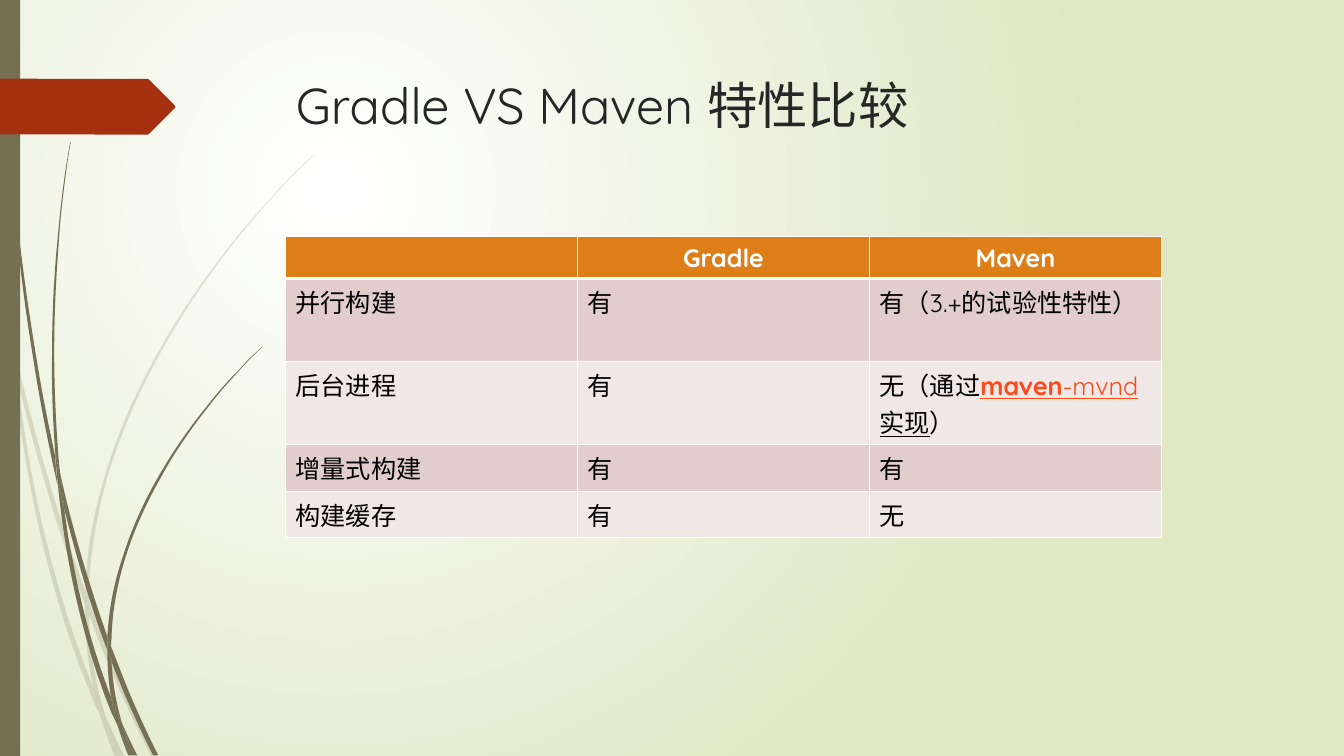
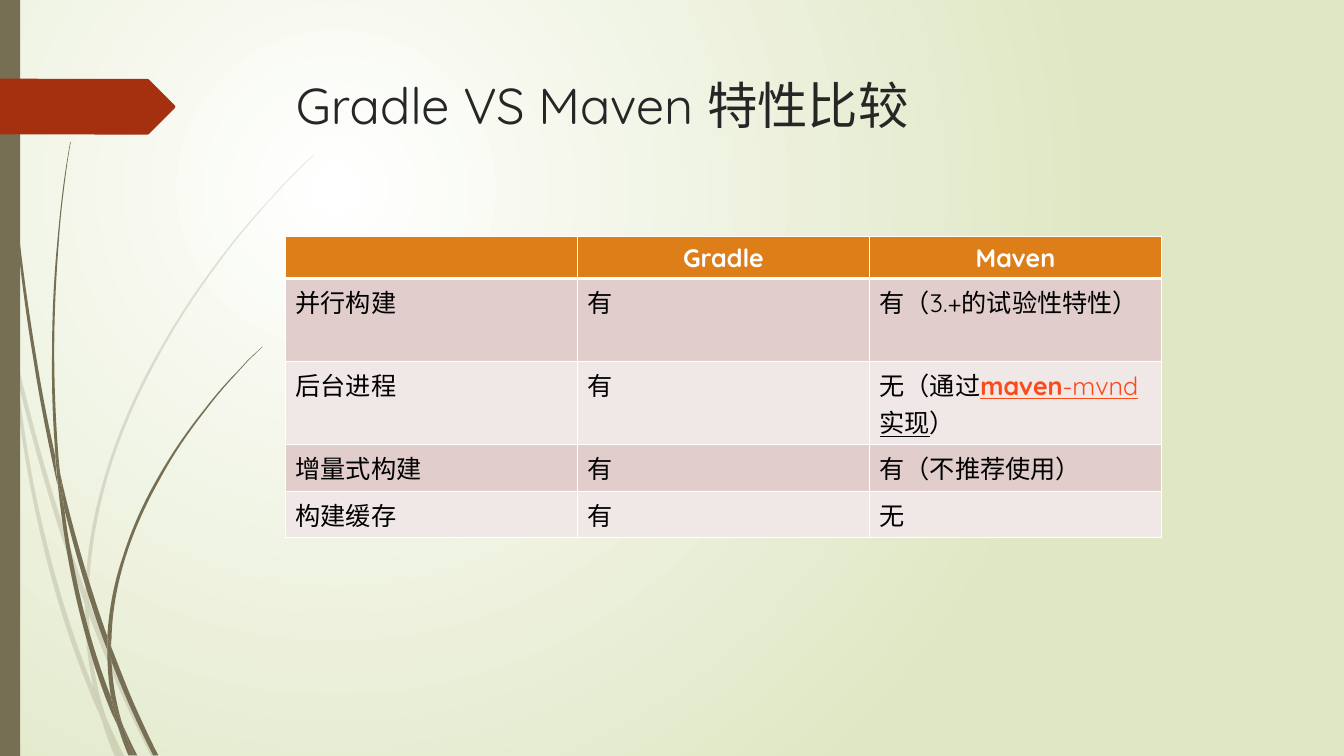
Before and after one commit to xljnc/gradle-springboot-plugin, a slide deck: slide 31 of doc/Gradle浅析.pptx. Drawn at 1344x756 pixels with LibreOffice and Linux fonts; fonts in the diff are those of the drawing. Boxes give left, top, right and bottom in pixels: in the first picture for what was removed or moved away, otherwise in the second. Text is boxed around its words. In the diff, an @@ line names an element or a change of style, - is before the commit and + after.

```diff
--- a/doc/Gradle浅析.pptx
+++ b/doc/Gradle浅析.pptx
@@ table at bbox=[285, 237, 1163, 531] @@
-row 4, column 3: 有
+row 4, column 3: 有（不推荐使用）
```
Also in this commit, not shown: 1 other slide changed.
